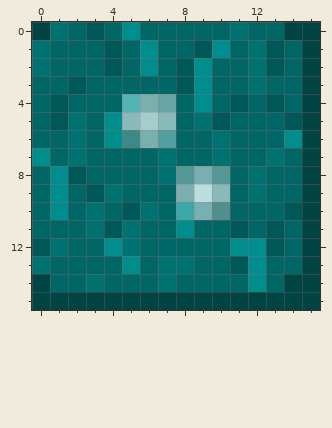
Two states of a pixel-art sprite, textures/tiles/grass8.png. That is the earlier state.
The file is 16x16 pixels. Colours within 5 levels of each other are drawn and written as one.
Once edited:
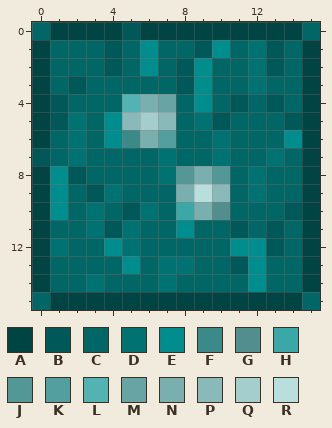
Palette (. is transparent): A #004444  B #005858  C #006666  D #007272  E #008d8d  F #3b8989  G #538e8e  H #3ba7a7  J #539797  K #539f9f  L #53b2b2  M #68a4a4  N #7aafaf  P #8ab9b9  Q #a4cdcd  R #b9dede
Edits made:
The edit turns colour B into colour A in row 0 at x 3; in row 12 at x 0.
The edit turns colour C into colour A in row 0 at x 2, 4, 6 to 10 and 12 to 13; in rows 3 to 6 at x 0; in rows 8 to 11 at x 0.
The edit turns colour D into colour A in row 0 at x 1 and 11; in rows 1 to 2 at x 0; in row 13 at x 0.
The edit turns colour E into colour B in row 0 at x 5; in row 7 at x 0.
The edit turns colour A into colour C in row 0 at x 0 and 15; in row 14 at x 14; in row 15 at x 0 and 15.
